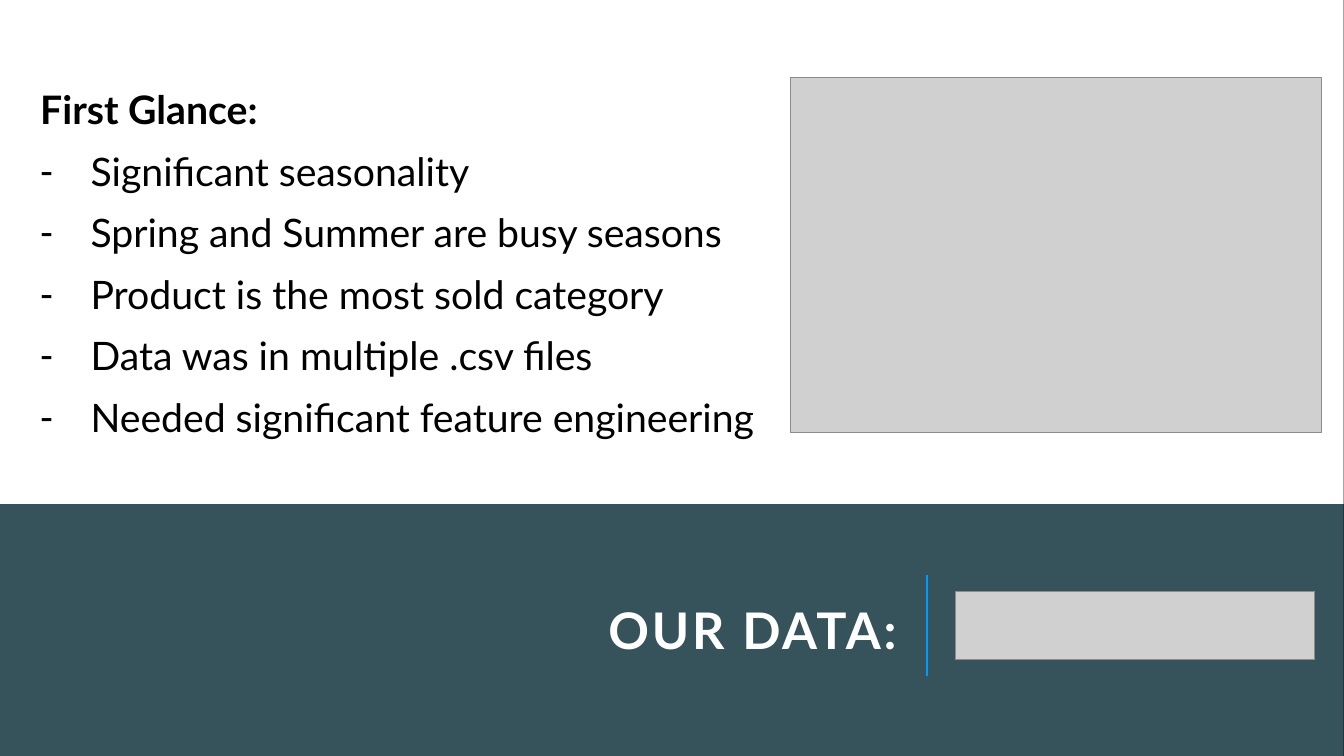
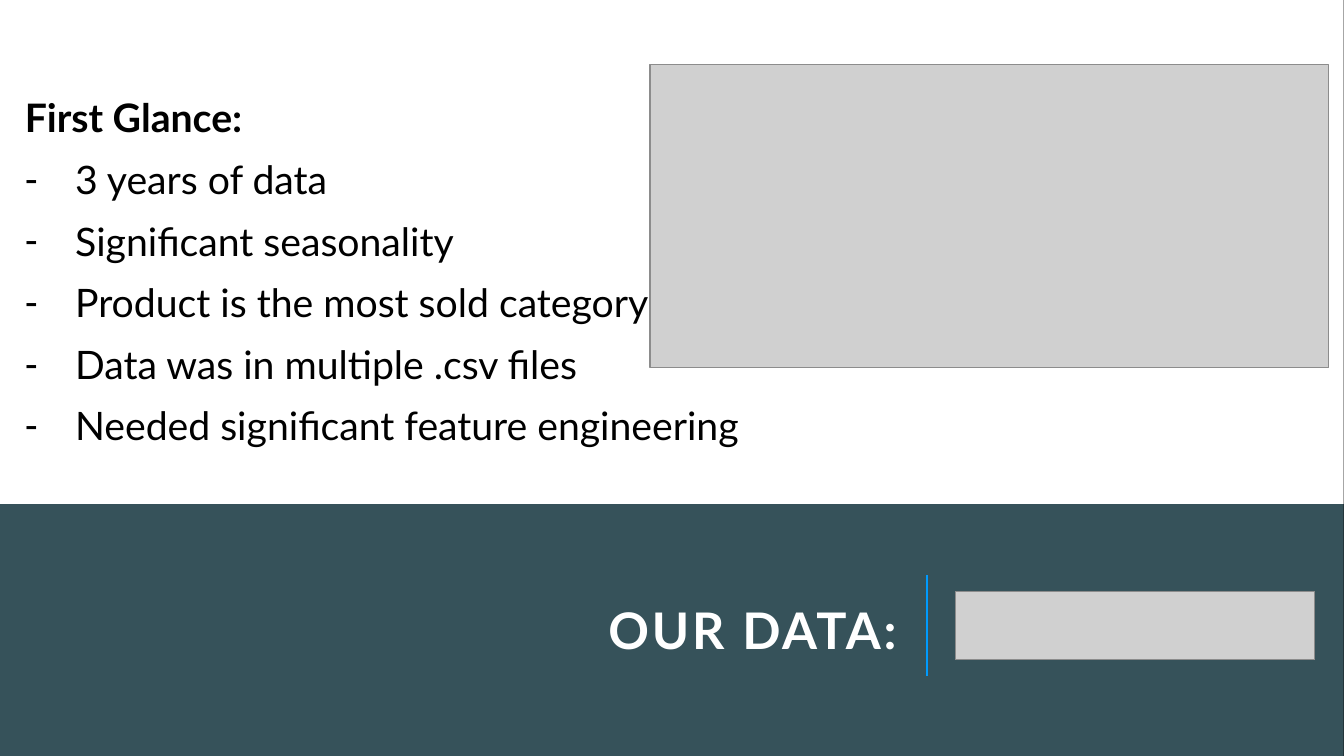
Before and after one commit to latleger/LHL-Project-Final, a slide deck: slide 5 of presentation/Presentation.pptm. Drawn at 1344x756 pixels with LibreOffice and Linux fonts; fonts in the diff are those of the drawing; grey boxes stand for pictures. Boxes give left, top, right and bottom in pixels: in the first picture for what was removed or moved away, otherwise in the second. Text is boxed around its words. In the diff, an @@ line names an element or a change of style, - is before the commit and + after.

Commit message:
upload documents 13

```diff
--- a/presentation/Presentation.pptm
+++ b/presentation/Presentation.pptm
@@ text "First Glance:": place and size @@
-text "First Glance:" at bbox=[40, 95, 754, 439]
+text "First Glance:" at bbox=[25, 103, 738, 447]
@@ picture: place and size @@
-picture at bbox=[790, 78, 1322, 433]
+picture at bbox=[650, 66, 1330, 369]
@@ text at bbox=[75, 165, 328, 201]: paragraph added @@
+– 3 years of data
@@ text at bbox=[91, 218, 722, 254]: paragraph removed @@
-– Spring and Summer are busy seasons
```
